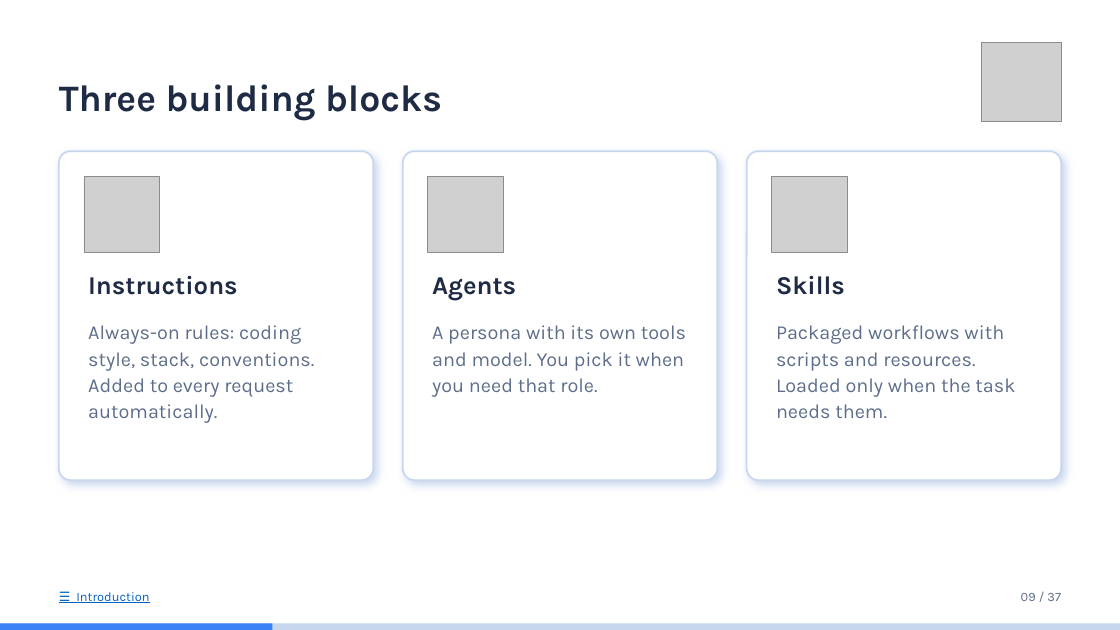
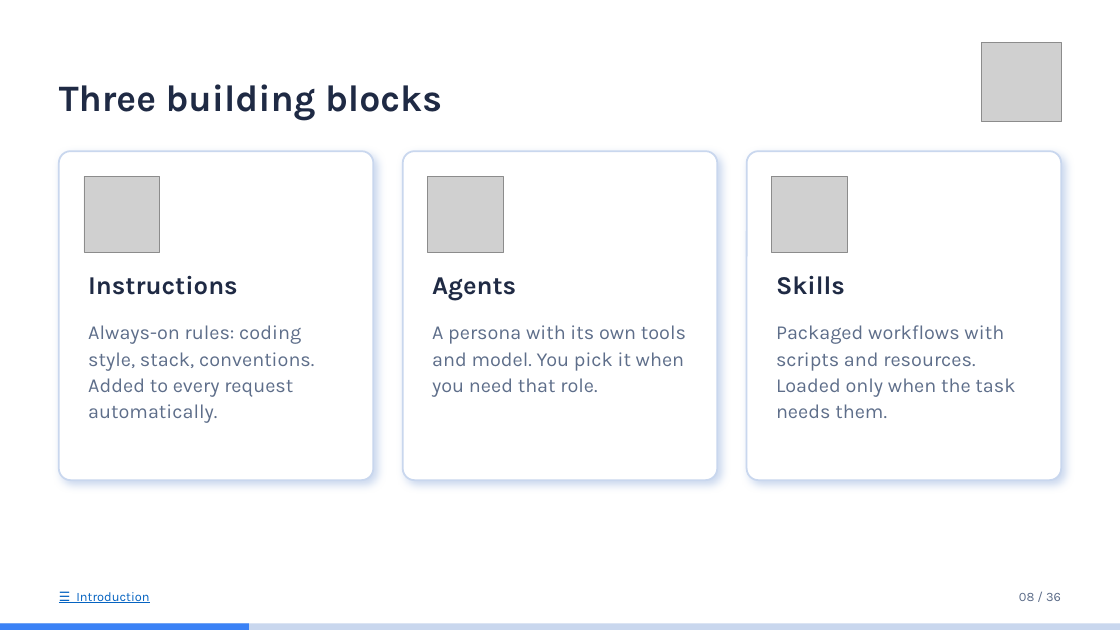
Before and after one commit to idoudist/ai-toolbox-presentation, a slide deck: slide 8 of hello-skills.pptx. Drawn at 1120x630 pixels with LibreOffice and Linux fonts; fonts in the diff are those of the drawing; grey boxes stand for pictures. Boxes give left, top, right and bottom in pixels: in the first picture for what was removed or moved away, otherwise in the second. Text is boxed around its words. In the diff, an @@ line names an element or a change of style, - is before the commit and + after.

```diff
--- a/hello-skills.pptx
+++ b/hello-skills.pptx
@@ text at bbox=[1019, 593, 1061, 601]: text changed @@
-09 / 37
+08 / 36
@@ rectangle: place and size @@
-rectangle at bbox=[0, 623, 272, 630]
+rectangle at bbox=[0, 623, 249, 630]
```
Also in this commit, not shown: 28 other slides changed, 3 slides removed.
